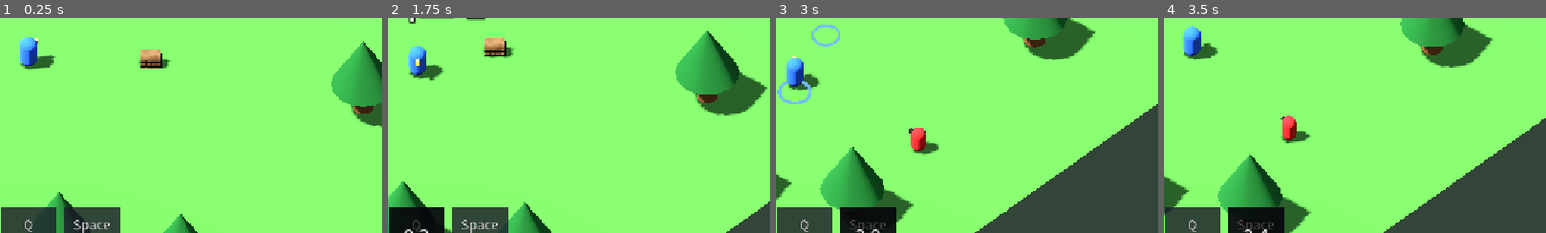
Above: before the commit, frames 1-4 (left to right).
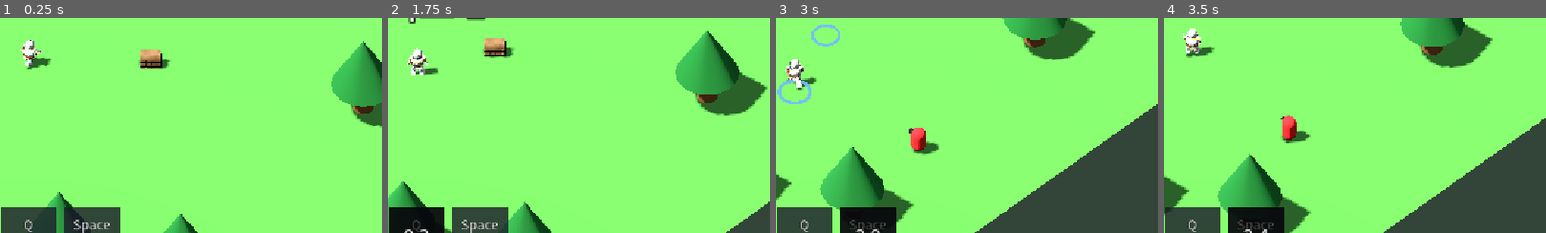
Above: after the commit, the same moments.

Repository: nugurejeil/hadesClone
Game: Godot game, scene res://scenes/Main.tscn
Same seed, same stepped clock (60 frames per second), same inputs: the game is played once before the commit and once after it.
Inputs (mouse positions are % of the whole screen's width and height, from its top left):
- Up to frame 1 (0.25 s): no input
- Up to frame 2 (1.75 s): tap Enter at 0.5 s; move the mouse to (72, 45) at 0.52 s; hold D (move_right) 0.53-1.28 s; hold Right mouse button (attack_melee) 0.53-1.28 s; move the mouse to (30, 55) at 1.27 s; hold S (move_down) from 1.28 s (still down); tap Q (cast_missile) at 1.35 s
- Up to frame 3 (3 s): move the mouse to (60, 28) at 2.02 s; release S (move_down) at 2.03 s; press the mouse at (60, 28) at 2.03 s; hold D (move_right) 2.03-2.78 s; move the mouse to (45, 70) at 2.77 s; release the mouse at (45, 70) at 2.78 s; hold W (move_up) from 2.78 s (still down); tap Space (teleport) at 2.85 s
- Up to frame 4 (3.5 s): keep holding W (move_up)
The pictures show only the part of the screen within x 46-96%, y 39-89%; the shares and areas given below are measured in that part.

The runs differ from the first frame. In frame 1, 0.8% of the frame differs, in the area x 5-15%, y 8-24%; in frame 2, 0.8%, in the area x 5-15%, y 12-30%; in frame 3, 0.8%; in frame 4, 0.8%.

Commit message:
플레이어를 기사 모델로 교체, 보물상자를 열면 검을 든다
- knight.glb: 움직이면 달리기, 근접은 주먹질(검을 들면 칼질), 미사일은 주먹질
- 검은 처음엔 숨기고 equip_sword()로 보이게 한다
- 보물상자 뚜껑이 다 열리면 플레이어가 검을 든다

Co-Authored-By: Claude Opus 5.5 <noreply@anthropic.com>

Diff:
--- a/project.godot
+++ b/project.godot
@@ -80,8 +80,8 @@
 
 [physics]
 
+3d/physics_engine="Jolt Physics"
 common/physics_interpolation=true
-3d/physics_engine="Jolt Physics"
 jolt_physics_3d/simulation/areas_detect_static_bodies=true
 
 [rendering]
--- a/scenes/Player.tscn
+++ b/scenes/Player.tscn
@@ -1,26 +1,12 @@
-[gd_scene load_steps=8 format=3]
+[gd_scene load_steps=5 format=3]
 
 [ext_resource type="Script" path="res://scripts/Player.gd" id="1_script"]
 [ext_resource type="PackedScene" path="res://scenes/MagicMissile.tscn" id="2_missile"]
+[ext_resource type="PackedScene" path="res://assets/characters/knight.glb" id="3_knight"]
 
 [sub_resource type="CapsuleShape3D" id="Shape"]
 radius = 0.4
 height = 1.6
-
-[sub_resource type="StandardMaterial3D" id="BodyMat"]
-albedo_color = Color(0.2, 0.42, 0.95, 1)
-
-[sub_resource type="CapsuleMesh" id="BodyMesh"]
-material = SubResource("BodyMat")
-radius = 0.4
-height = 1.6
-
-[sub_resource type="StandardMaterial3D" id="NoseMat"]
-albedo_color = Color(0.98, 0.85, 0.35, 1)
-
-[sub_resource type="BoxMesh" id="NoseMesh"]
-material = SubResource("NoseMat")
-size = Vector3(0.2, 0.2, 0.3)
 
 [node name="Player" type="CharacterBody3D" groups=["player"]]
 collision_layer = 2
@@ -35,10 +21,5 @@
 
 [node name="Visual" type="Node3D" parent="."]
 
-[node name="Body" type="MeshInstance3D" parent="Visual"]
-transform = Transform3D(1, 0, 0, 0, 1, 0, 0, 0, 1, 0, 0.8, 0)
-mesh = SubResource("BodyMesh")
-
-[node name="Nose" type="MeshInstance3D" parent="Visual"]
-transform = Transform3D(1, 0, 0, 0, 1, 0, 0, 0, 1, 0, 1.15, -0.42)
-mesh = SubResource("NoseMesh")
+[node name="Knight" parent="Visual" instance=ExtResource("3_knight")]
+transform = Transform3D(-1, 0, 0, 0, 1, 0, 0, 0, -1, 0, 0, 0)
--- a/scripts/Chest.gd
+++ b/scripts/Chest.gd
@@ -1,5 +1,6 @@
 extends StaticBody3D
-## 보물상자. 플레이어가 Trigger 영역에 들어오면 뚜껑 여는 애니메이션을 한 번만 재생한다.
+## 보물상자. 플레이어가 Trigger 영역에 들어오면 뚜껑 여는 애니메이션을 한 번만 재생하고,
+## 뚜껑이 다 열리면 플레이어가 검을 든다.
 ## 나무처럼 "tree" 그룹에 넣어 두어, 플레이어와 적이 부딪히면 Steering이 옆으로 비켜 가게 한다.
 
 @export var open_animation := &"open"
@@ -15,7 +16,10 @@
 
 
 func _on_trigger_body_entered(body: Node3D) -> void:
-	if _opened or not body.is_in_group("player"):
+	var player := body as Player
+	if _opened or player == null:
 		return
 	_opened = true
 	_anim.play(open_animation)
+	await _anim.animation_finished
+	player.equip_sword()
--- a/scripts/Player.gd
+++ b/scripts/Player.gd
@@ -36,6 +36,15 @@
 @export var teleport_distance := 4.0
 @export var teleport_invincible_time := 0.3
 @export var teleport_cooldown := 3.0
+
+@export_group("Knight")
+## 검을 들고 있는지. 처음엔 없고, 보물상자가 열리면 equip_sword()로 든다.
+@export var has_sword := false
+## 공격 동작(punch, sword-slash)을 이 시간 안에 끝나도록 빠르게 재생한다
+@export var attack_anim_time := 0.4
+@export var run_anim_speed := 1.0
+## 멈춰 있을 때 보여 줄 달리기 동작의 시점(초). 걷기·대기 동작 없이 이 자세로 선다.
+@export var idle_pose_time := 0.0
 
 @export_group("")
 @export var projectiles: Node3D
@@ -57,13 +66,21 @@
 var _missile_left := 0.0
 var _teleport_left := 0.0
 var _dead := false
+var _moving := false
+var _attack_anim_left := 0.0
+## 지금 보여 주는 동작: &"run", &"idle", &"attack"
+var _anim_state := &""
 
 @onready var _visual: Node3D = $Visual
 @onready var _shape: CollisionShape3D = $CollisionShape3D
+@onready var _anim: AnimationPlayer = $Visual/Knight/AnimationPlayer
+@onready var _sword: Node3D = $Visual/Knight.find_child("Sword") as Node3D
 
 
 func _ready() -> void:
 	health = max_health
+	_sword.visible = has_sword
+	_update_animation()
 
 
 func _physics_process(delta: float) -> void:
@@ -72,6 +89,13 @@
 	_tick_timers(delta)
 	_handle_skills()
 	_handle_movement()
+	_update_animation()
+
+
+## 보물상자가 열리면 부른다. 이때부터 검이 보이고 근접 공격이 칼질이 된다.
+func equip_sword() -> void:
+	has_sword = true
+	_sword.visible = true
 
 
 func is_alive() -> bool:
@@ -100,6 +124,7 @@
 	_melee_left = maxf(_melee_left - delta, 0.0)
 	_missile_left = maxf(_missile_left - delta, 0.0)
 	_teleport_left = maxf(_teleport_left - delta, 0.0)
+	_attack_anim_left = maxf(_attack_anim_left - delta, 0.0)
 	if _blink_left > 0.0:
 		_blink_left -= delta
 		_visual.visible = _blink_left <= 0.0 or fmod(_blink_left, BLINK_PERIOD * 2.0) < BLINK_PERIOD
@@ -131,6 +156,7 @@
 
 	if _pause_left > 0.0:
 		velocity = Vector3.ZERO
+		_moving = false
 		return
 
 	var direction := Vector3.ZERO
@@ -150,6 +176,7 @@
 	if direction != Vector3.ZERO:
 		_face(direction)
 	Steering.move(self, direction, move_speed)
+	_moving = direction != Vector3.ZERO
 
 
 func _melee() -> void:
@@ -157,6 +184,7 @@
 	_begin_attack(aim)
 	_melee_left = melee_cooldown
 	skill_used.emit(&"melee", melee_cooldown)
+	_play_attack(&"sword-slash" if has_sword else &"punch")
 	var half_angle := deg_to_rad(melee_angle * 0.5)
 	for node in get_tree().get_nodes_in_group("enemy"):
 		var enemy := node as Enemy
@@ -178,6 +206,7 @@
 	_begin_attack(aim)
 	_missile_left = missile_cooldown
 	skill_used.emit(&"missile", missile_cooldown)
+	_play_attack(&"punch")
 	var missile := missile_scene.instantiate() as MagicMissile
 	missile.direction = aim
 	missile.damage = missile_damage
@@ -227,12 +256,33 @@
 		_click_locked = true
 
 
+func _play_attack(anim_name: StringName) -> void:
+	_anim.play(anim_name, 0.05, _anim.get_animation(anim_name).length / attack_anim_time)
+	_anim_state = &"attack"
+	_attack_anim_left = attack_anim_time
+
+
+## 공격 동작이 끝났으면, 움직이는 중엔 달리기, 멈췄으면 달리기 동작의 한 자세로 세운다.
+func _update_animation() -> void:
+	if _attack_anim_left > 0.0:
+		return
+	if _moving:
+		if _anim_state != &"run":
+			_anim_state = &"run"
+			_anim.play(&"run", 0.1, run_anim_speed)
+	elif _anim_state != &"idle":
+		_anim_state = &"idle"
+		_anim.play(&"run", 0.1, 0.0)
+		_anim.seek(idle_pose_time, true)
+
+
 func _die() -> void:
 	_dead = true
 	velocity = Vector3.ZERO
 	_visual.visible = true
-	for child in _visual.get_children():
-		(child as MeshInstance3D).material_override = Fx.solid(DEAD_COLOR)
+	_anim.pause()
+	for mesh: MeshInstance3D in _visual.find_children("*", "MeshInstance3D", true, false):
+		mesh.material_override = Fx.solid(DEAD_COLOR)
 	var tween := create_tween().set_parallel().set_process_mode(Tween.TWEEN_PROCESS_PHYSICS)
 	tween.tween_property(_visual, "rotation:z", PI * 0.5, 0.4).set_ease(Tween.EASE_IN)
 	tween.tween_property(_visual, "position:y", body_radius(), 0.4)
Binary file added: assets/characters/knight.glb
Not shown, added: assets/characters/knight.glb.import
Binary file added: assets/characters/knight_knight_palette.png
Not shown, added: assets/characters/knight_knight_palette.png.import
